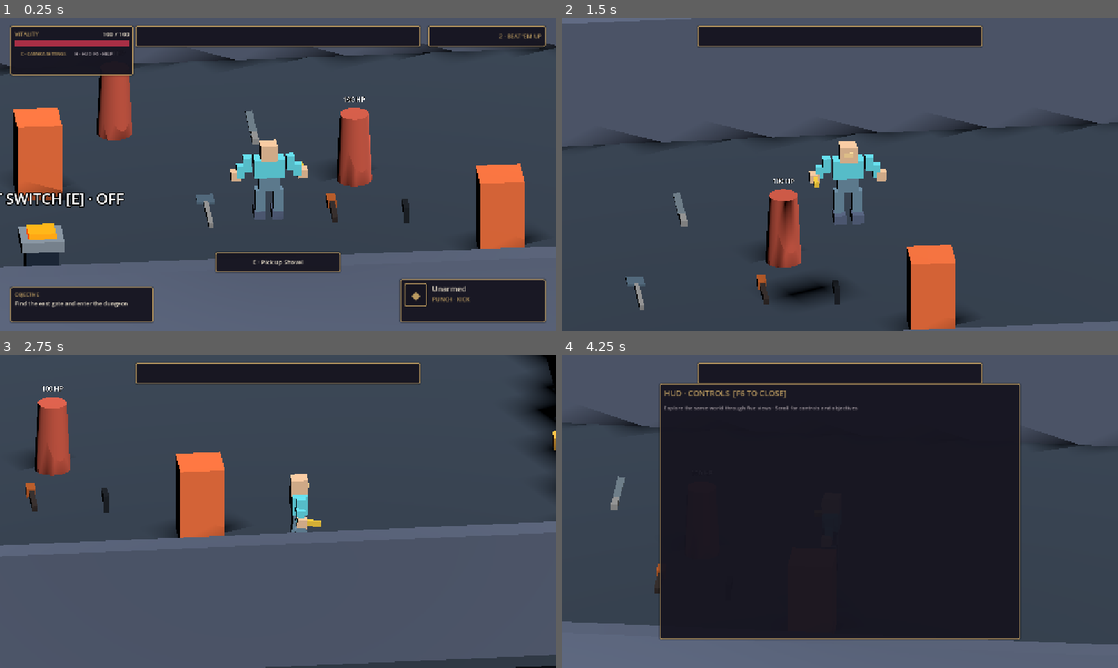
Above: before the commit, frames 1-4 (two rows, left to right).
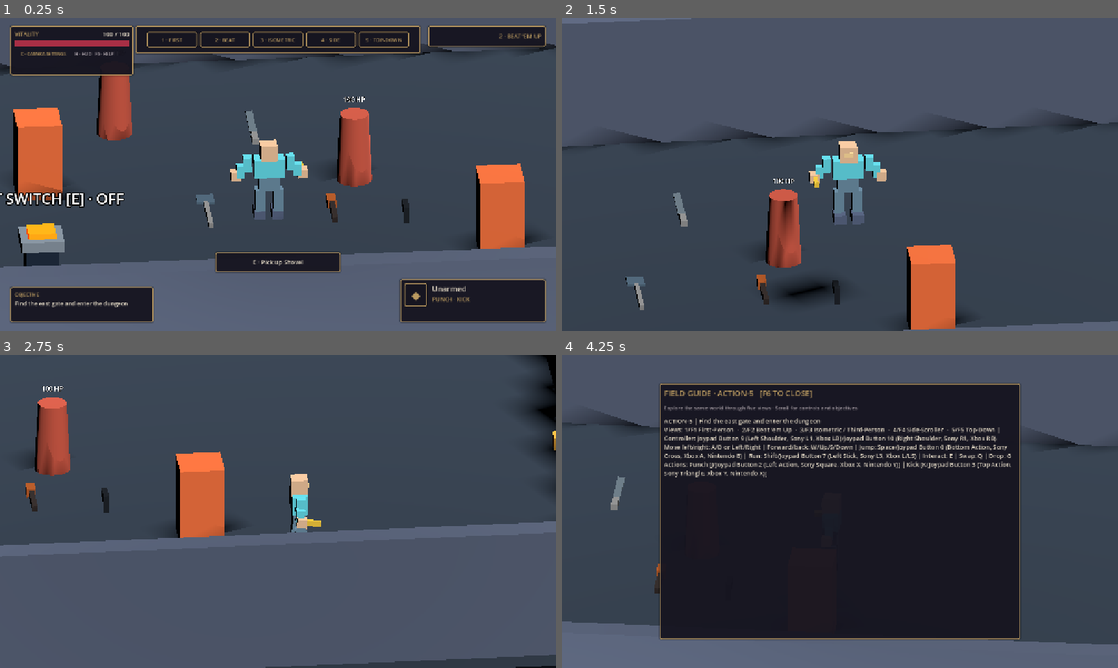
Above: after the commit, the same moments.

Repository: bravado/ACTION-5
Game: Godot game, scene res://demo/main.tscn
Same seed, same stepped clock (60 frames per second), same inputs: the game is played once before the commit and once after it.
Inputs (mouse positions are in pixels of both pictures, inside the frame that each line leads up to):
- Up to frame 1 (0.25 s): no input
- Up to frame 2 (1.5 s): tap Enter at 0.5 s; move the mouse to (962, 158) at 0.52 s; hold Right (actor_turn_right) 0.53-1.28 s; hold H (hud_toggle) 0.53-1.28 s; click (962, 158) at 0.67 s; tap Space (actor_jump) at 0.77 s; move the mouse to (728, 190) at 1.27 s; hold S (move_down) from 1.28 s (still down); tap Ctrl (actor_crouch) at 1.35 s
- Up to frame 3 (2.75 s): tap Space (actor_jump) at 1.52 s; tap H (hud_toggle) at 1.55 s; move the mouse to (333, 442) at 2.02 s; release S (move_down) at 2.03 s; hold Right (actor_turn_right) from 2.03 s (still down); hold H (hud_toggle) from 2.03 s (still down); tap Alt (actor_dodge) at 2.1 s
- Up to frame 4 (4.25 s): move the mouse to (812, 574) at 2.77 s; release Right (actor_turn_right) at 2.78 s; release H (hud_toggle) at 2.78 s; hold W (move_up) 2.78-3.53 s; tap K (actor_kick) at 2.85 s; click (812, 574) at 2.92 s; tap Space (actor_jump) at 3.02, 3.77 s; tap H (hud_toggle) at 3.05 s; move the mouse to (1006, 558) at 3.52 s; hold Left (actor_turn_left) from 3.53 s (still down); hold H (hud_toggle) from 3.53 s (still down); tap J (actor_punch) at 3.6 s; tap F6 (hud_help) at 4.15 s

The runs differ from the first frame. In frame 1, 1.8% of the frame differs, in the area x 16-76%, y 4-12%; in frame 2, 3.6%; in frame 3, 3.4%; in frame 4, 7.0%, in the area x 18-81%, y 2-40%.
Error before the commit: Trying to assign value of type 'RichTextLabel' to a variable of type 'Label'. (res://demo/ui/hud.gd:35)

Commit message:
feat(ui): make top camera selector interactive, current-view aware, and independent from help

Diff:
--- a/demo/ui/hud.gd
+++ b/demo/ui/hud.gd
@@ -13,9 +13,11 @@
 @onready var _equip_panel: PanelContainer = $EquipmentPanel
 @onready var _objective_panel: PanelContainer = $ObjectivePanel
 @onready var _view_panel: PanelContainer = $ViewPanel
+@onready var _view_buttons_panel: PanelContainer = $ViewButtonsPanel
 @onready var _health_bar: ProgressBar = $HealthPanel/Content/HealthBar
 @onready var _hp_text: Label = $HealthPanel/Content/Row/HP
-@onready var _health_footer: Label = $HealthPanel/Content/Footer
+@onready var _health_footer: Label = $HealthPanel/Content/ShortcutRow/Footer
+@onready var _health_status: Label = $HealthPanel/Content/Status
 @onready var _weapon_icon: TextureRect = $EquipmentPanel/Content/Row/IconFrame/IconCenter/Icon
 @onready var _weapon_fallback: Label = $EquipmentPanel/Content/Row/IconFrame/IconCenter/Fallback
 @onready var _weapon_title: Label = $EquipmentPanel/Content/Row/Details/WeaponTitle
@@ -32,15 +34,16 @@
 @onready var _reticle: Label = $AimReticle
 @onready var _help_panel: PanelContainer = $HelpPanel
 @onready var _help_title: Label = $HelpPanel/Content/Title
-@onready var _help_text: Label = $HelpPanel/Content/Scroll/HelpText
-@onready var _view_selector: HBoxContainer = $HelpPanel/Content/ViewSelector
-@onready var _camera_button: Button = $HelpPanel/Content/CameraSettings
+@onready var _help_text: RichTextLabel = $HelpPanel/Content/Scroll/HelpText
+@onready var _view_selector: HBoxContainer = $ViewButtonsPanel/Content/ViewSelector
+@onready var _camera_button: Button = $HealthPanel/Content/ShortcutRow/CameraSettings
 
 var _gameplay_visible: bool = true
 var _reticle_requested: bool = false
 var _health_critical: bool = false
 var _player_state: String = ""
 var _input_hint: String = ""
+var _active_view_index: int = -1
 
 
 func _ready() -> void:
@@ -53,7 +56,7 @@
 ## Presentation-only visibility. Menus and death/victory overlays are separate.
 func set_gameplay_visible(value: bool) -> void:
     _gameplay_visible = value
-    for panel in [_health_panel, _equip_panel, _objective_panel, _view_panel]:
+    for panel in [_health_panel, _equip_panel, _objective_panel, _view_panel, _view_buttons_panel]:
         panel.visible = value
     _reticle.visible = value and _reticle_requested
     _interaction_panel.visible = value and not _interaction.text.is_empty()
@@ -77,8 +80,8 @@
 
 
 func set_shortcut_hints(hud_hint: String, help_hint: String) -> void:
-    _input_hint = "%s · HUD    %s · HELP" % [hud_hint, help_hint]
-    _help_title.text = "HUD · CONTROLS  [%s TO CLOSE]" % help_hint
+    _input_hint = "%s · HUD   %s · HELP" % [hud_hint, help_hint]
+    _help_title.text = "FIELD GUIDE · ACTION-5   [%s TO CLOSE]" % help_hint
     _render_player_state()
 
 
@@ -103,9 +106,10 @@
 
 
 func _render_player_state() -> void:
-    _health_footer.text = "LOW HEALTH · " + _input_hint if _health_critical else (
-        _player_state if not _player_state.is_empty() else _input_hint
-    )
+    # Shortcut keys stay visible even during attacks or critical health.
+    _health_footer.text = _input_hint
+    _health_status.text = "LOW HEALTH" if _health_critical else _player_state
+    _health_status.visible = not _health_status.text.is_empty()
 
 
 func set_reticle(value: bool) -> void:
@@ -156,19 +160,43 @@
         _notice_timer.start()
 
 
-## Button instances are the only dynamic part of the otherwise authored scene.
+## The single view selector is always on the gameplay HUD, not inside F6.
+## Indices come from ViewInput; no duplicated, hard-coded camera ordering.
 func set_view_choices(choices: Array[Dictionary]) -> void:
     for child in _view_selector.get_children():
         _view_selector.remove_child(child)
         child.queue_free()
+    var selected_style: StyleBoxFlat = FRAME.duplicate() as StyleBoxFlat
+    selected_style.bg_color = Color("#29241F")
+    selected_style.border_color = GOLD
+    selected_style.set_border_width_all(2)
     for choice in choices:
+        var index: int = int(choice.get("index", -1))
         var button := Button.new()
         button.text = str(choice.get("label", ""))
         button.custom_minimum_size = Vector2(116, 36)
+        button.focus_mode = Control.FOCUS_NONE
+        button.toggle_mode = true
+        button.set_meta("view_index", index)
+        button.add_theme_font_size_override("font_size", 12)
         button.add_theme_color_override("font_color", GOLD)
+        button.add_theme_color_override("font_pressed_color", Color("#F3D7A5"))
         button.add_theme_stylebox_override("normal", FRAME)
-        button.pressed.connect(_request_view.bind(int(choice.get("index", -1))))
+        button.add_theme_stylebox_override("pressed", selected_style)
+        button.pressed.connect(_request_view.bind(index))
         _view_selector.add_child(button)
+    # Rebuilds are rare; make the selected state correct even at startup.
+    _active_view_index = -1
+
+
+func set_active_view(index: int) -> void:
+    if _active_view_index == index:
+        return
+    _active_view_index = index
+    for child in _view_selector.get_children():
+        var button := child as Button
+        if button != null:
+            button.set_pressed_no_signal(int(button.get_meta("view_index", -1)) == index)
 
 
 func _request_view(index: int) -> void:
